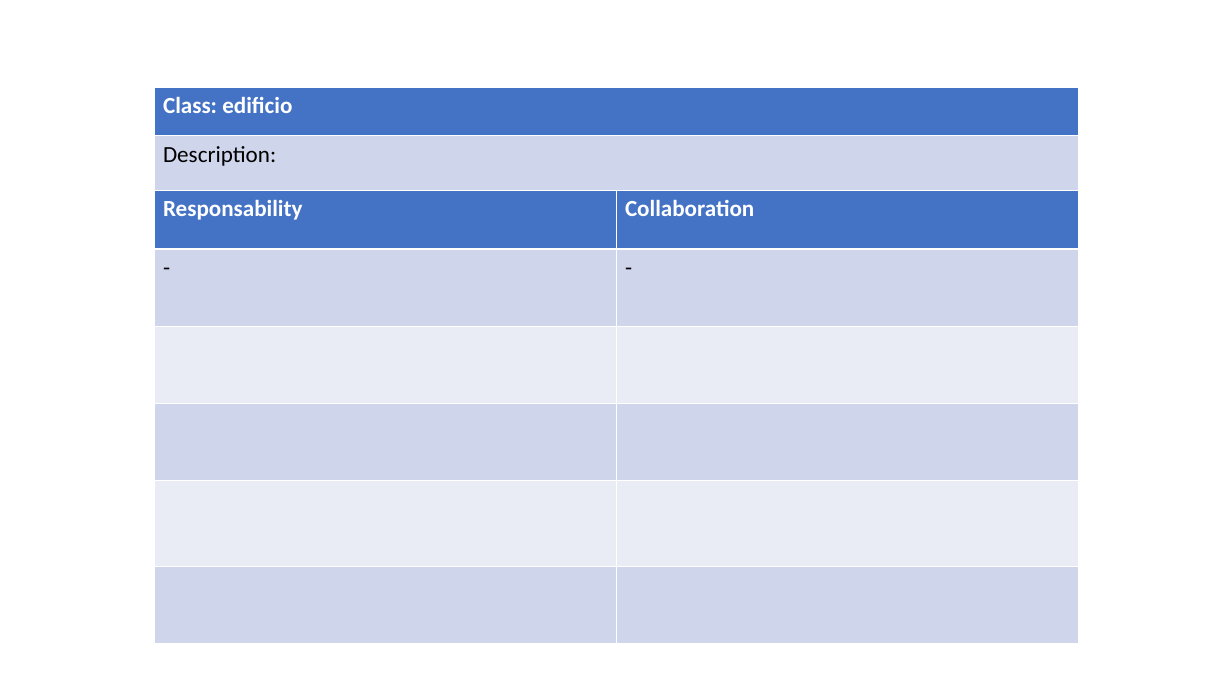
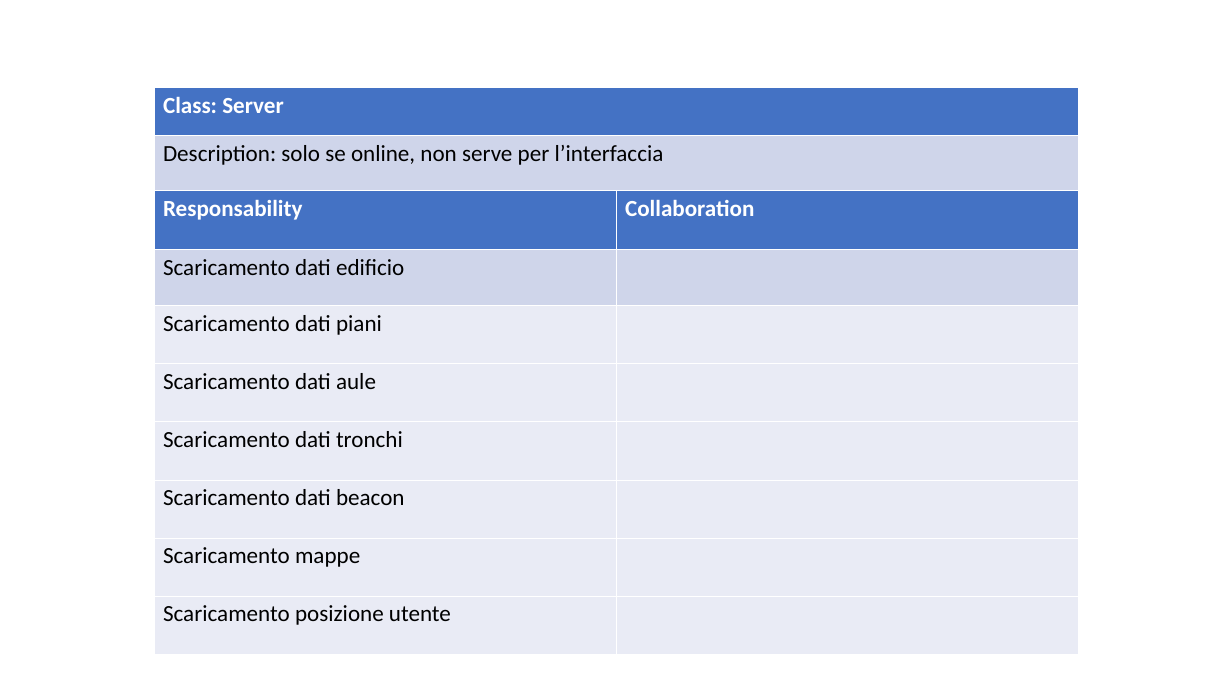
Before and after one commit to ecorradini/ProgettoIDS, a slide deck: slide 3 of AnalisiRequisiti/CRC/UT2/CRC_UT2.ppt (slide 2 before the commit). Drawn at 1232x693 pixels with LibreOffice and Linux fonts; fonts in the diff are those of the drawing. Boxes give left, top, right and bottom in pixels: in the first picture for what was removed or moved away, otherwise in the second. Text is boxed around its words. In the diff, an @@ line names an element or a change of style, - is before the commit and + after.

```diff
--- a/AnalisiRequisiti/CRC/UT2/CRC_UT2.ppt
+++ b/AnalisiRequisiti/CRC/UT2/CRC_UT2.ppt
@@ table at (154, 87, 1078, 190) @@
-row 1, column 1: Class: edificio
+row 1, column 1: Class: Server
-row 2, column 1: Description:
+row 2, column 1: Description: solo se online, non serve per l’interfaccia
@@ borders changed @@
@@ table at (154, 189, 1078, 653) @@
-row 2: - | -
-row 3:  | 
-row 4:  | 
-row 5:  | 
-row 6:  | 
+row 2: Scaricamento dati edificio | 
+row 3: Scaricamento dati piani | 
+row 4: Scaricamento dati aule | 
+row 5: Scaricamento dati tronchi | 
+row 6: Scaricamento dati beacon | 
+row 7: Scaricamento mappe | 
+row 8: Scaricamento posizione utente | 
```
Also in this commit, not shown: 2 other slides changed, 8 slides added, 3 slides removed, 5 other files.
